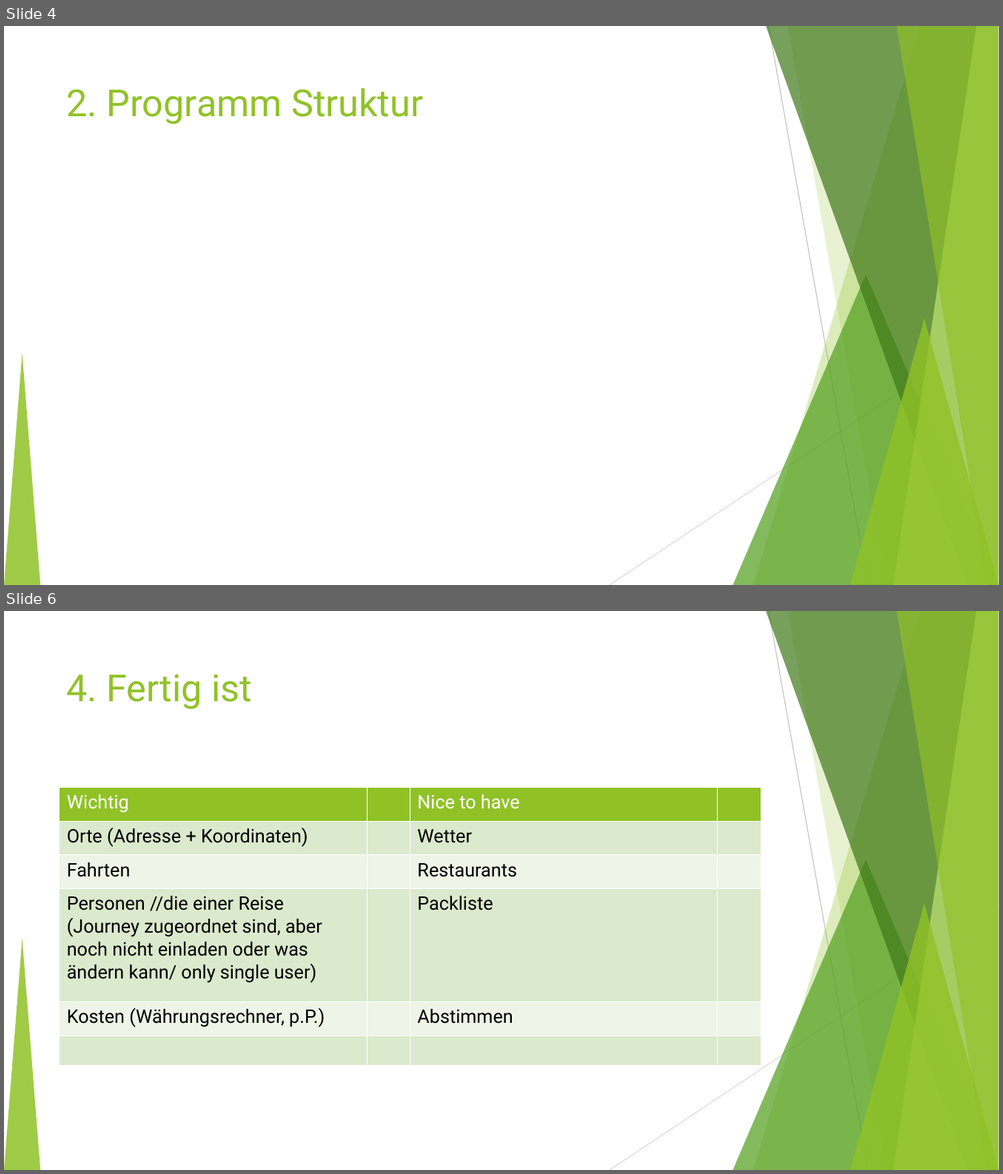
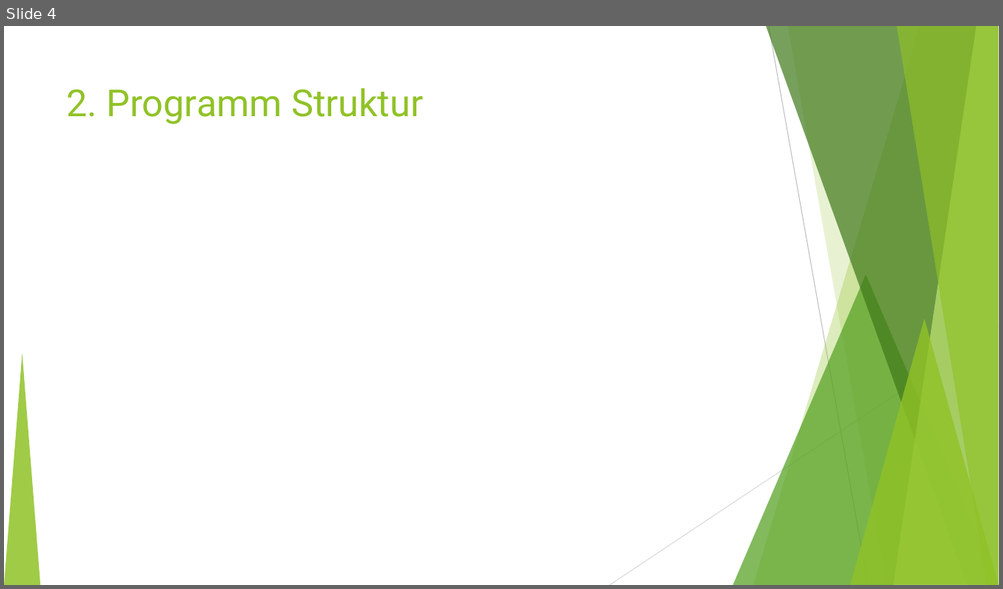
Before and after one commit to fh-erfurt/TravelBuddy-REST, a slide deck: doc/Präsentation/TravelBuddy_1.ppt. Shown one above the other, each under a label of ours: slides 4 and 6 before the commit, slide 4 after it; the slides between them are not shown. The pictures are 1003x1174 and 1003x589 pixels, drawn with LibreOffice and Linux fonts; fonts in the diff are those of the drawing. Boxes give left, top, right and bottom in pixels: in the first picture for what was removed or moved away, otherwise in the second. Text is boxed around its words. In the diff, an @@ line names an element or a change of style, - is before the commit and + after.

```diff
--- a/doc/Präsentation/TravelBuddy_1.ppt
+++ b/doc/Präsentation/TravelBuddy_1.ppt
@@ slide 6 removed at [4,611,999,1170], background #FFFFFF; not listed: 10 template elements that a slide beside it also shows @@
@@ title removed at [67,674,252,709] @@
-4. Fertig ist
@@ table removed at [60,787,760,1065], 6 rows, 4 columns @@
-Wichtig |  | Nice to have | 
-Orte (Adresse + Koordinaten) |  | Wetter | 
-Fahrten |  | Restaurants | 
-Personen //die einer Reise (Journey zugeordnet sind, aber noch nicht einladen oder was ändern kann/ only single user) |  | Packliste | 
-Kosten (Währungsrechner, p.P.) |  | Abstimmen | 
- |  |  | 
```
Also in this commit, not shown: 3 slides changed, 1 slide added.
